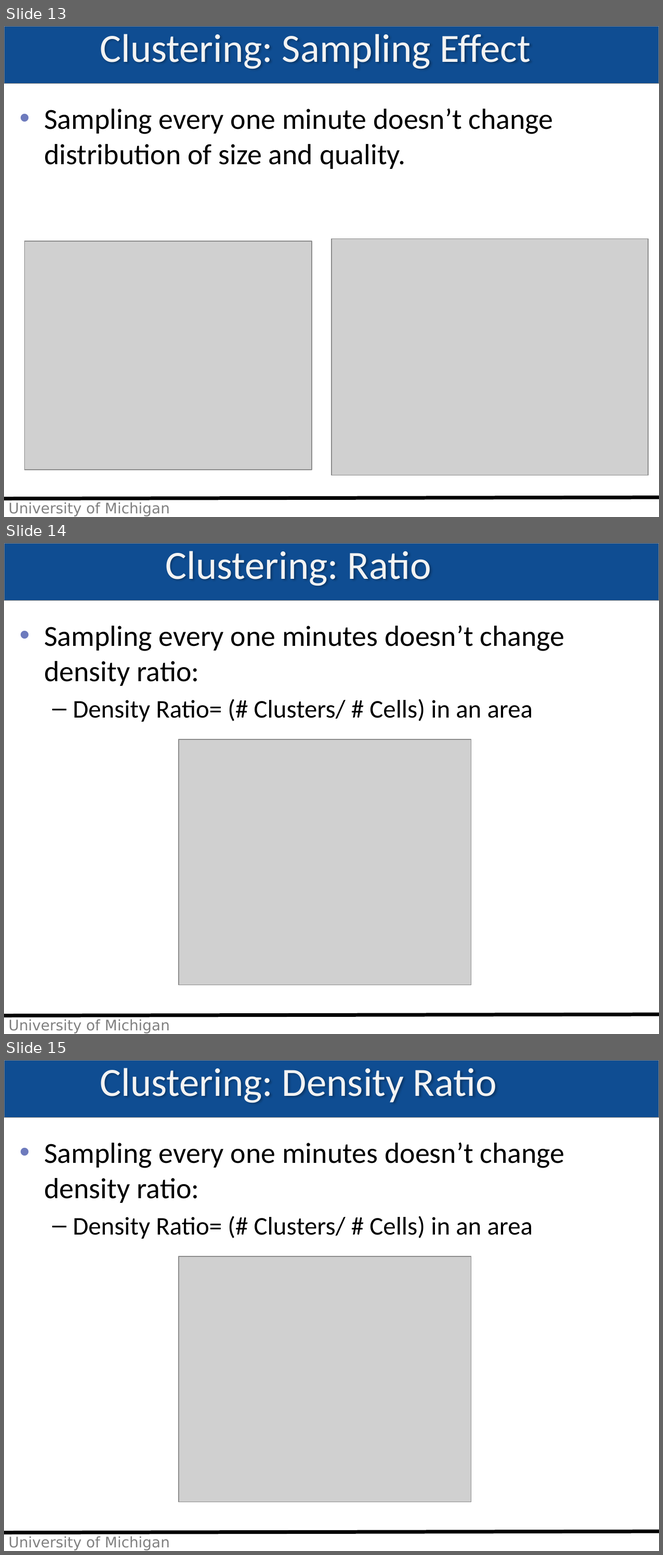
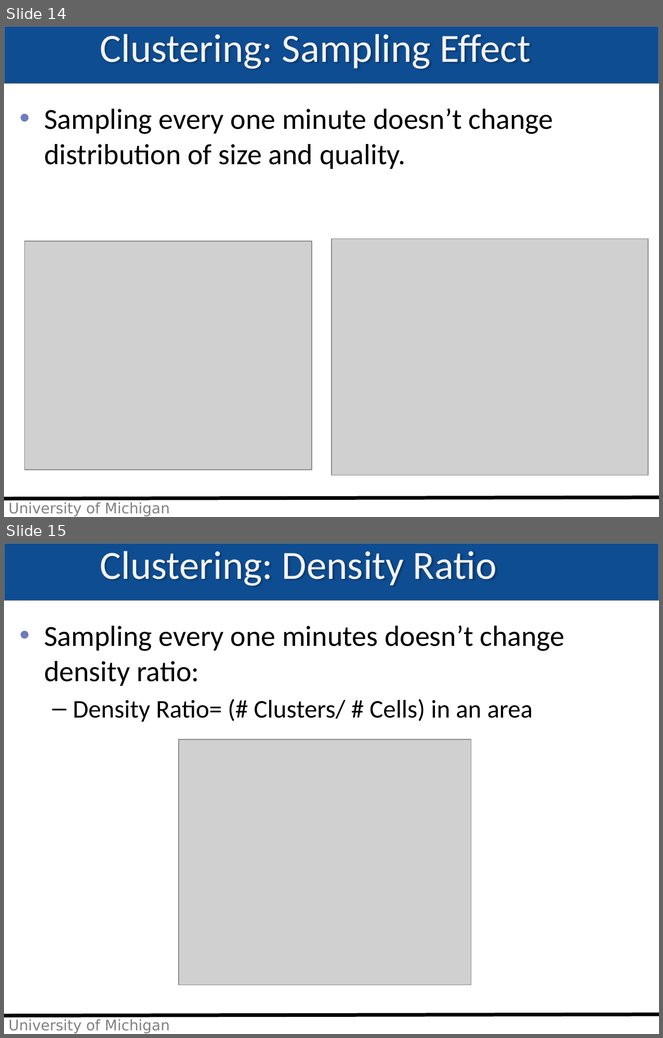
Before and after one commit to imehrdad2012/EECS589, a slide deck: Presentation/moradi_class19.pptx. Shown one above the other, each under a label of ours: slides 13, 14 and 15 before the commit, slides 14 and 15 after it. The pictures are 663x1555 and 663x1038 pixels, drawn with LibreOffice and Linux fonts; fonts in the diff are those of the drawing; grey boxes stand for pictures; background and template pictures are left out. Boxes give left, top, right and bottom in pixels: in the first picture for what was removed or moved away, otherwise in the second. Text is boxed around its words. In the diff, an @@ line names an element or a change of style, - is before the commit and + after.

```diff
--- a/Presentation/moradi_class19.pptx
+++ b/Presentation/moradi_class19.pptx
@@ slide 14 removed at (4,543,659,1034), background picture (left out); not listed: 3 template elements that a slide beside it also shows @@
@@ title removed at (165,551,431,586) @@
-Clustering: Ratio
@@ text removed at (44,625,565,722) @@
-• Sampling every one minutes doesn’t change density ratio:
-  – Density Ratio= (# Clusters/ # Cells) in an area
@@ picture removed at (179,740,471,985) @@
@@ what was slide 13 is now slide 14 @@
```
Also in this commit, not shown: 9 slides changed, 5 slides added, 2 other slides removed.
